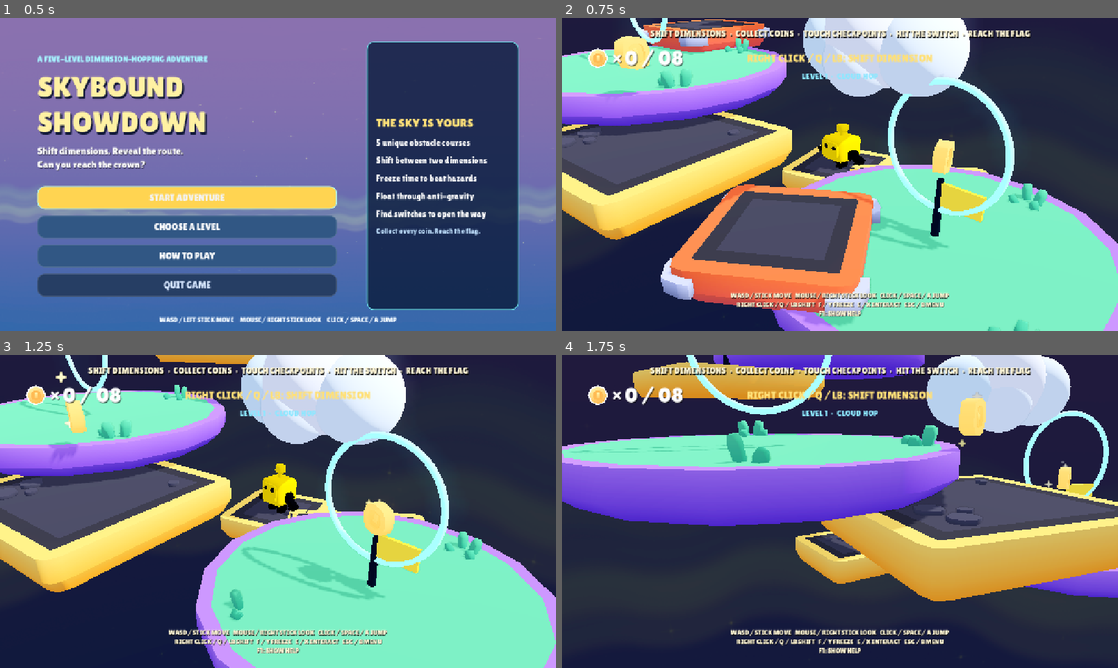
Above: before the commit, frames 1-4 (two rows, left to right).
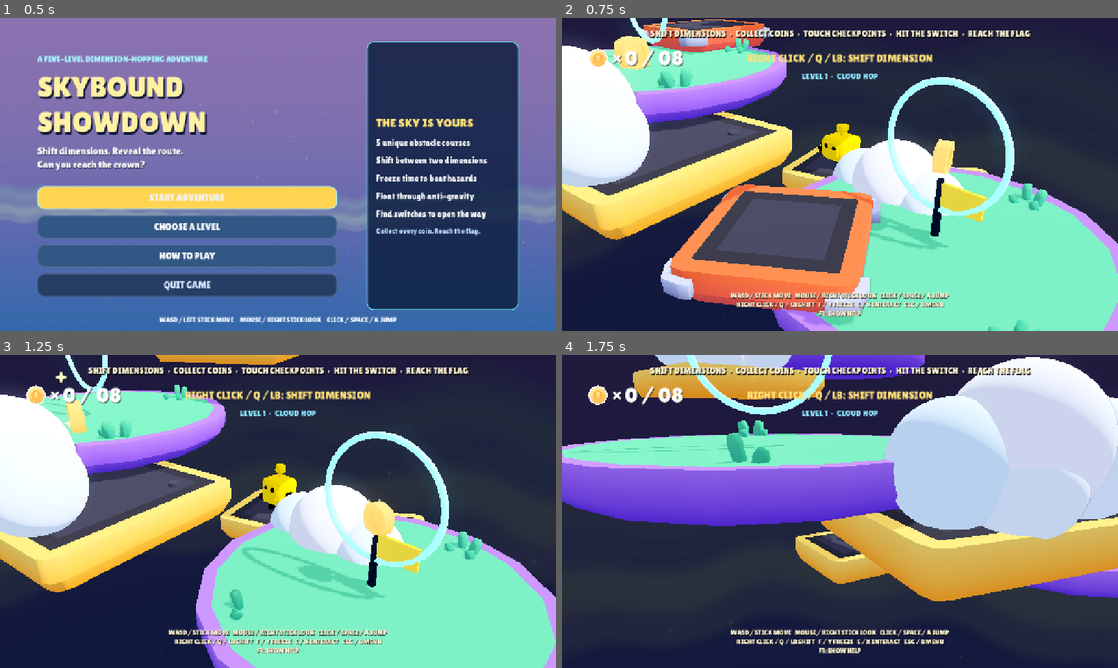
Above: after the commit, the same moments.

Repository: themagicians208-glitch/Atsila-Devs-Lidenbrock-Island
Game: Godot game, scene res://scenes/home.tscn
Two runs of this game, one before a commit and one after it. Both use one fixed random seed, a clock stepped at 60 frames per second and the inputs below.
Inputs (mouse positions are in pixels of both pictures, inside the frame that each line leads up to):
- Up to frame 1 (0.5 s): no input
- Up to frame 2 (0.75 s): click "START ADVENTURE" at 0.5 s
- Up to frame 3 (1.25 s): no input
- Up to frame 4 (1.75 s): tap Enter at 1.25 s; move the mouse to (867, 511) at 1.27 s; hold W (move_forward) from 1.28 s (still down); tap Space (jump) at 1.35, 1.52 s; click (867, 511) at 1.42 s

Frame 1 is identical in both runs. In frame 2, 14% of the frame differs, in the area x 0-74%, y 0-64%; in frame 3, 15%; in frame 4, 18%, in the area x 16-100%, y 0-59%.

Commit message:
Lower oversized course blocks and make clouds bouncy

Diff:
--- a/objects/cloud.gd
+++ b/objects/cloud.gd
@@ -15,6 +15,31 @@
 	_add_puff(Vector3(0.0, 0.18, 0.0), 0.78, Color("#f7fdff"))
 	_add_puff(Vector3(0.72, 0.02, 0.0), 0.62, Color("#e6f8ff"))
 	_add_puff(Vector3(-0.12, -0.18, 0.28), 0.52, Color("#eaf9ff"))
+	_add_cloud_platform()
+
+func _add_cloud_platform() -> void:
+	var platform := StaticBody3D.new()
+	platform.name = "CloudPlatform"
+	var platform_shape := CollisionShape3D.new()
+	var platform_box := BoxShape3D.new()
+	platform_box.size = Vector3(1.9, 0.38, 1.45)
+	platform_shape.shape = platform_box
+	platform_shape.position.y = -0.14
+	platform.add_child(platform_shape)
+	add_child(platform)
+
+	var bounce_zone := Area3D.new()
+	bounce_zone.name = "BounceZone"
+	bounce_zone.collision_layer = 0
+	bounce_zone.collision_mask = 1
+	var bounce_shape := CollisionShape3D.new()
+	var bounce_box := BoxShape3D.new()
+	bounce_box.size = Vector3(1.85, 0.55, 1.4)
+	bounce_shape.shape = bounce_box
+	bounce_shape.position.y = 0.24
+	bounce_zone.add_child(bounce_shape)
+	bounce_zone.body_entered.connect(_on_bounce_zone_body_entered)
+	add_child(bounce_zone)
 
 func _add_puff(offset: Vector3, radius: float, tint: Color) -> void:
 	var puff := MeshInstance3D.new()
@@ -30,6 +55,10 @@
 	puff.material_override = material
 	add_child(puff)
 
-func _process(delta: float) -> void:
+func _physics_process(delta: float) -> void:
 	time += delta
 	position = base_position + Vector3(0.0, sin(time * bob_speed) * bob_height, sin(time * bob_speed * 0.55) * 0.06)
+
+func _on_bounce_zone_body_entered(body: Node3D) -> void:
+	if body is CharacterBody3D and body.velocity.y <= 0.0 and body.has_method("cloud_bounce"):
+		body.cloud_bounce()
--- a/scripts/main.gd
+++ b/scripts/main.gd
@@ -153,7 +153,7 @@
 
 		if i % 3 == 1:
 			var cloud := preload("res://objects/cloud.tscn").instantiate()
-			cloud.position = point + Vector3(0, 3.5, 1.5)
+			cloud.position = point + Vector3(0, 0.9, 0.9)
 			world.add_child(cloud)
 
 	var goal: Vector3 = route[route.size() - 1]
@@ -321,7 +321,7 @@
 			for index in [2, 5, 8]:
 				_add_jump_hurdle(route, index)
 			for index in [1, 4, 7]:
-				_add_ruin_arch(route[index] + Vector3(0, 0.5, 0), 1.65, 1.8, Color("#ff9b4b"))
+				_add_ruin_arch(route[index] + Vector3(0, 0.5, 0), 1.65, 0.8, Color("#ff9b4b"))
 		3:
 			# Moonflip Maze: alternate solid walls leave a changing gap to find.
 			for wall_index in range(3):
@@ -335,16 +335,16 @@
 				var side := -1.0 if index % 2 == 1 else 1.0
 				var point: Vector3 = route[index]
 				# Ruin stumps frame the route without towering over the player.
-				_add_map_column(point + Vector3(side * 1.45, 0, 0), 1.15 + float(index % 3) * 0.22, 0.34, Color("#d6bd91"))
+				_add_map_column(point + Vector3(side * 1.45, 0, 0), 0.62 + float(index % 3) * 0.1, 0.34, Color("#d6bd91"))
 			for index in [4, 8]:
-				_add_ruin_arch(route[index] + Vector3(0, 0.5, 0), 1.9, 2.3, Color("#ead8ad"))
+				_add_ruin_arch(route[index] + Vector3(0, 0.5, 0), 1.9, 0.85, Color("#ead8ad"))
 			for index in [2, 7]:
 				_add_spinning_bar(route[index], 1.8, Color("#b58854"), -1.1)
 		5:
 			# Sky Crown: golden gates and fast sweepers guard the final ascent.
 			for index in [2, 5, 8]:
-				_add_ruin_arch(route[index] + Vector3(0, 0.5, 0), 1.9, 2.0, Color("#ffd667"))
-				_add_map_ring(route[index] + Vector3(0, 2.15, 0), 0.82, Color("#fff0a1"))
+				_add_ruin_arch(route[index] + Vector3(0, 0.5, 0), 1.9, 0.85, Color("#ffd667"))
+				_add_map_ring(route[index] + Vector3(0, 1.25, 0), 0.58, Color("#fff0a1"))
 			for index in [4, 7]:
 				_add_spinning_bar(route[index], 2.0, Color("#ffca45"), 1.8)
 			_add_crown_spires(route[route.size() - 1])
@@ -364,9 +364,9 @@
 	direction = direction.normalized()
 	var across := Vector3(direction.z, 0.0, -direction.x)
 	var rotation_y := atan2(direction.x, direction.z)
-	var point: Vector3 = route[route_index] + across * side * 0.42 + Vector3(0, 1.175, 0)
+	var point: Vector3 = route[route_index] + across * side * 0.42 + Vector3(0, 0.95, 0)
 	# The wall spans most of each island, so players must follow the alternating openings.
-	_add_solid_map_box(point, Vector3(1.05, 1.35, 0.22), Color("#7654b8"), rotation_y)
+	_add_solid_map_box(point, Vector3(1.05, 0.8, 0.22), Color("#7654b8"), rotation_y)
 
 
 func _add_solid_map_box(point: Vector3, size: Vector3, tint: Color, rotation_y: float = 0.0) -> void:
@@ -449,9 +449,9 @@
 		var cone := CylinderMesh.new()
 		cone.bottom_radius = 0.3
 		cone.top_radius = 0.0
-		cone.height = 2.1
+		cone.height = 0.85
 		spire.mesh = cone
-		spire.position = point + offset + Vector3(0, 1.05, 0)
+		spire.position = point + offset + Vector3(0, 0.425, 0)
 		spire.material_override = gold
 		world.add_child(spire)
 
--- a/scripts/player.gd
+++ b/scripts/player.gd
@@ -190,6 +190,14 @@
 	else:
 		jump_double = false;
 
+
+func cloud_bounce() -> void:
+	gravity = -9.5
+	jump_single = true
+	jump_double = true
+	model.scale = Vector3(0.75, 1.3, 0.75)
+	Audio.play("res://sounds/jump.ogg")
+
 # Collecting coins
 
 func collect_coin():
